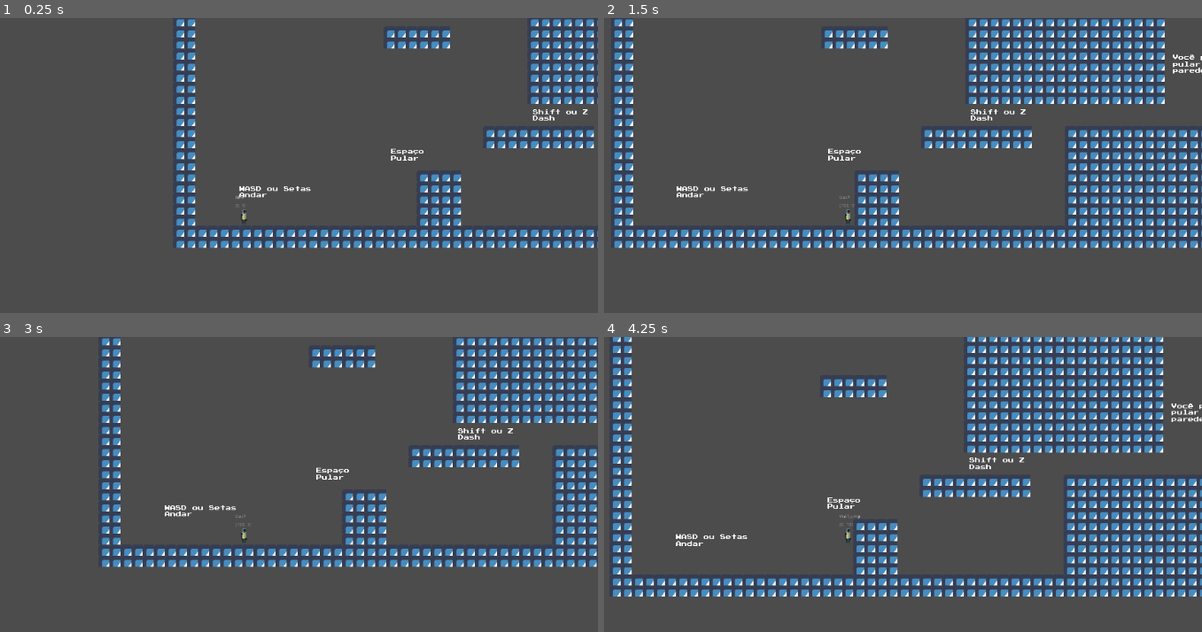
Above: before the commit, frames 1-4 (two rows, left to right).
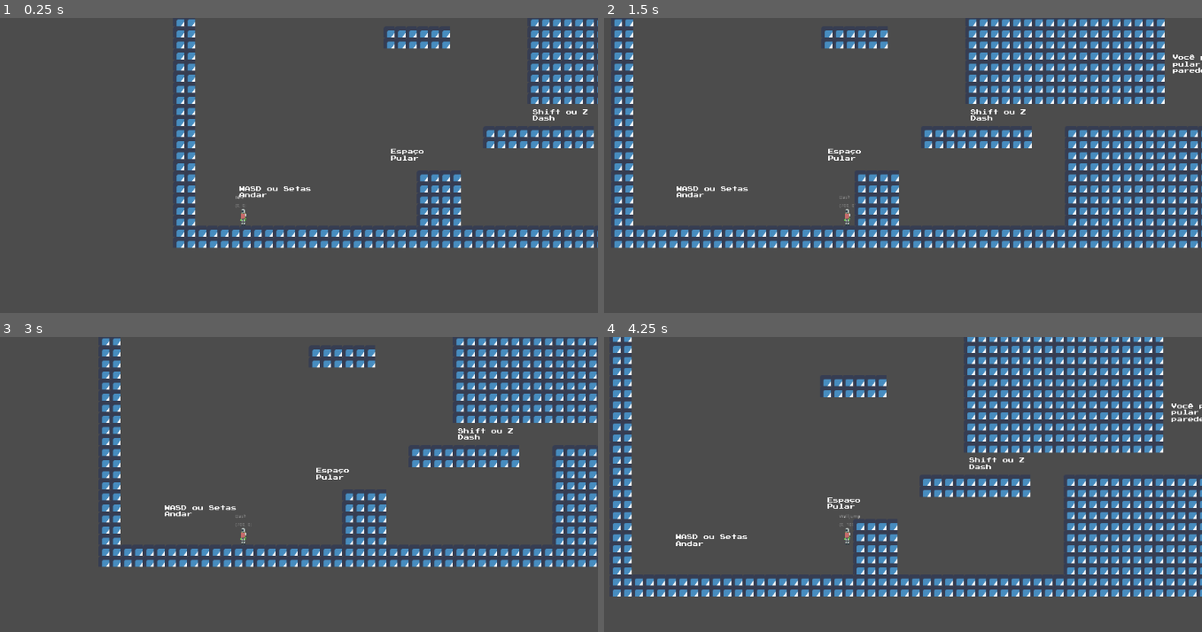
Above: after the commit, the same moments.

Repository: andrebariani/LostAndFound_GGJ2021
Game: Godot game, scene res://Main.tscn
Same seed, same stepped clock (60 frames per second), same inputs: the game is played once before the commit and once after it. The engine's default icon, where the game draws it, is replaced by a stand-in: a white triangle on a blue panel in a dark square.
Inputs:
- Up to frame 1 (0.25 s): no input
- Up to frame 2 (1.5 s): tap Enter (ui_accept) at 0.5, 0.77 s; hold Right (ui_right) from 0.53 s (still down); tap Shift (dash) at 0.6, 1.35 s
- Up to frame 3 (3 s): tap Enter (ui_accept) at 1.52, 2 s; release Right (ui_right) at 2.03 s; hold Left (ui_left) 2.03-2.78 s; tap Shift (dash) at 2.1, 2.85 s; hold Right (ui_right) from 2.78 s (still down)
- Up to frame 4 (4.25 s): keep holding Right (ui_right); tap Enter (ui_accept) at 3.02, 3.77 s; tap Shift (dash) at 3.6 s

The runs differ from the first frame. In frame 1, less than 0.1% of the frame differs, in the area x 40-42%, y 64-70%; in frame 2, less than 0.1%; in frame 3, less than 0.1%; in frame 4, less than 0.1%.

Commit message:
Player Body Inicial

Diff:
--- a/player/player_body/PlayerBody.tscn
+++ b/player/player_body/PlayerBody.tscn
@@ -1,13 +1,13 @@
-[gd_scene load_steps=4 format=2]
+[gd_scene load_steps=5 format=2]
 
 [ext_resource path="res://player/player_body/PlayerBody.gd" type="Script" id=1]
 [ext_resource path="res://assets/images/player_placeholder.png" type="Texture" id=2]
+[ext_resource path="res://assets/images/player/player_body_parts.png" type="Texture" id=3]
 
 [sub_resource type="AnimationNodeBlendTree" id=1]
 graph_offset = Vector2( 0, -195 )
 
 [node name="PlayerBody" type="Node2D"]
-scale = Vector2( -1, 1 )
 script = ExtResource( 1 )
 
 [node name="BodyAnimationTree" type="AnimationTree" parent="."]
@@ -18,5 +18,129 @@
 
 [node name="AnimationRoot" type="Node2D" parent="."]
 
-[node name="Sprite" type="Sprite" parent="AnimationRoot"]
+[node name="Sprite" type="Sprite" parent="."]
+position = Vector2( -0.5, 0.5 )
 texture = ExtResource( 2 )
+
+[node name="Torso" type="Sprite" parent="."]
+self_modulate = Color( 1, 0.517647, 0.517647, 1 )
+position = Vector2( -1, -8 )
+texture = ExtResource( 3 )
+offset = Vector2( 0, 5 )
+region_enabled = true
+region_rect = Rect2( 2, 5, 15, 15 )
+
+[node name="Neck" type="Sprite" parent="Torso"]
+show_behind_parent = true
+position = Vector2( 0, -0.5 )
+texture = ExtResource( 3 )
+offset = Vector2( 0, -3 )
+region_enabled = true
+region_rect = Rect2( 27, 21, 11, 6 )
+
+[node name="Head" type="Sprite" parent="Torso/Neck"]
+position = Vector2( 0, -9 )
+texture = ExtResource( 3 )
+region_enabled = true
+region_rect = Rect2( 23, 5, 11, 12 )
+
+[node name="Belly" type="Sprite" parent="Torso"]
+show_behind_parent = true
+position = Vector2( 0, 15.5 )
+texture = ExtResource( 3 )
+offset = Vector2( 0, -3 )
+region_enabled = true
+region_rect = Rect2( 4, 24, 10, 3 )
+
+[node name="Hip" type="Sprite" parent="Torso/Belly"]
+position = Vector2( -0.5, -2 )
+texture = ExtResource( 3 )
+offset = Vector2( 0, 1 )
+region_enabled = true
+region_rect = Rect2( 4, 29, 10, 4 )
+
+[node name="ThighR" type="Sprite" parent="Torso/Belly/Hip"]
+position = Vector2( 3.5, 6.5 )
+texture = ExtResource( 3 )
+offset = Vector2( 0, -3 )
+region_enabled = true
+region_rect = Rect2( 33, 65, 5, 7 )
+
+[node name="Knee" type="Sprite" parent="Torso/Belly/Hip/ThighR"]
+position = Vector2( -0.5, 1.5 )
+texture = ExtResource( 3 )
+region_enabled = true
+region_rect = Rect2( 24, 78, 4, 4 )
+
+[node name="Leg" type="Sprite" parent="Torso/Belly/Hip/ThighR/Knee"]
+position = Vector2( -0.5, 6 )
+texture = ExtResource( 3 )
+region_enabled = true
+region_rect = Rect2( 31, 85, 7, 10 )
+
+[node name="ThighL" type="Sprite" parent="Torso/Belly/Hip"]
+show_behind_parent = true
+position = Vector2( -2.5, 6.5 )
+texture = ExtResource( 3 )
+offset = Vector2( 0, -3 )
+region_enabled = true
+region_rect = Rect2( 33, 65, 5, 7 )
+
+[node name="Knee" type="Sprite" parent="Torso/Belly/Hip/ThighL"]
+position = Vector2( -0.5, 1.5 )
+texture = ExtResource( 3 )
+region_enabled = true
+region_rect = Rect2( 24, 78, 4, 4 )
+
+[node name="Leg" type="Sprite" parent="Torso/Belly/Hip/ThighL/Knee"]
+position = Vector2( -0.5, 6 )
+texture = ExtResource( 3 )
+region_enabled = true
+region_rect = Rect2( 31, 85, 7, 10 )
+
+[node name="ShoulderR" type="Position2D" parent="Torso"]
+position = Vector2( 7, 1.5 )
+
+[node name="Arm" type="Sprite" parent="Torso/ShoulderR"]
+texture = ExtResource( 3 )
+offset = Vector2( 0, 1.5 )
+region_enabled = true
+region_rect = Rect2( 23, 36, 5, 9 )
+
+[node name="Elbow" type="Sprite" parent="Torso/ShoulderR/Arm"]
+position = Vector2( 1, 7 )
+texture = ExtResource( 3 )
+region_enabled = true
+region_rect = Rect2( 31, 49, 3, 4 )
+
+[node name="Forearm" type="Sprite" parent="Torso/ShoulderR/Arm/Elbow"]
+self_modulate = Color( 0.52549, 1, 0.376471, 1 )
+show_behind_parent = true
+position = Vector2( -2.5, 5 )
+texture = ExtResource( 3 )
+region_enabled = true
+region_rect = Rect2( 22, 57, 6, 10 )
+
+[node name="ShoulderL" type="Position2D" parent="Torso"]
+show_behind_parent = true
+position = Vector2( -5, 1.5 )
+
+[node name="Arm" type="Sprite" parent="Torso/ShoulderL"]
+texture = ExtResource( 3 )
+offset = Vector2( 0, 1.5 )
+region_enabled = true
+region_rect = Rect2( 23, 36, 5, 9 )
+
+[node name="Elbow" type="Sprite" parent="Torso/ShoulderL/Arm"]
+position = Vector2( 1, 7 )
+texture = ExtResource( 3 )
+region_enabled = true
+region_rect = Rect2( 31, 49, 3, 4 )
+
+[node name="Forearm" type="Sprite" parent="Torso/ShoulderL/Arm/Elbow"]
+self_modulate = Color( 0.52549, 1, 0.376471, 1 )
+show_behind_parent = true
+position = Vector2( -2.5, 5 )
+texture = ExtResource( 3 )
+region_enabled = true
+region_rect = Rect2( 22, 57, 6, 10 )
Not shown, added: assets/images/aliens/et_asas_2.png.import
Not shown, added: assets/images/aliens/et_asas_3.png.import
Not shown, added: assets/images/aliens/et_gosma.png.import
Not shown, added: assets/images/aliens/et_gosma_2.png.import
Not shown, added: assets/images/aliens/et_obra.png.import
Not shown, added: assets/images/aliens/et_obra_2.png.import
Not shown, added: assets/images/aliens/et_olhos.png.import
Not shown, added: assets/images/aliens/et_olhos_2.png.import
Not shown, added: assets/images/aliens/et_pernas.png.import
Not shown, added: assets/images/aliens/et_pessoa.png.import
Not shown, added: assets/images/aliens/et_sword.png.import
Not shown, added: assets/images/aliens/et_tuba.png.import
(and 5 more such lines)
